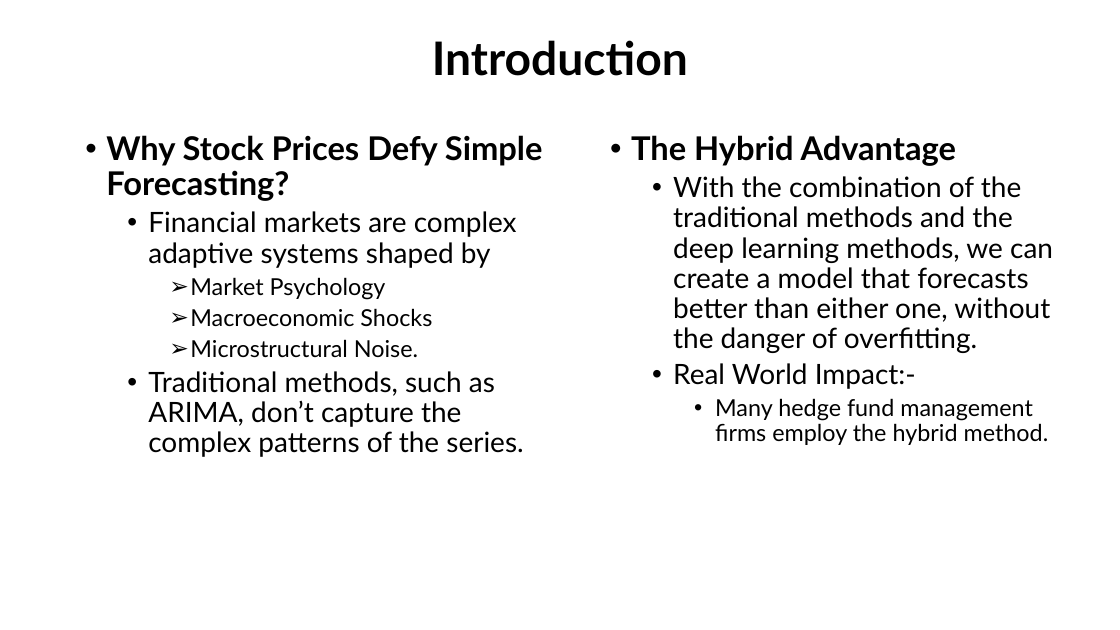
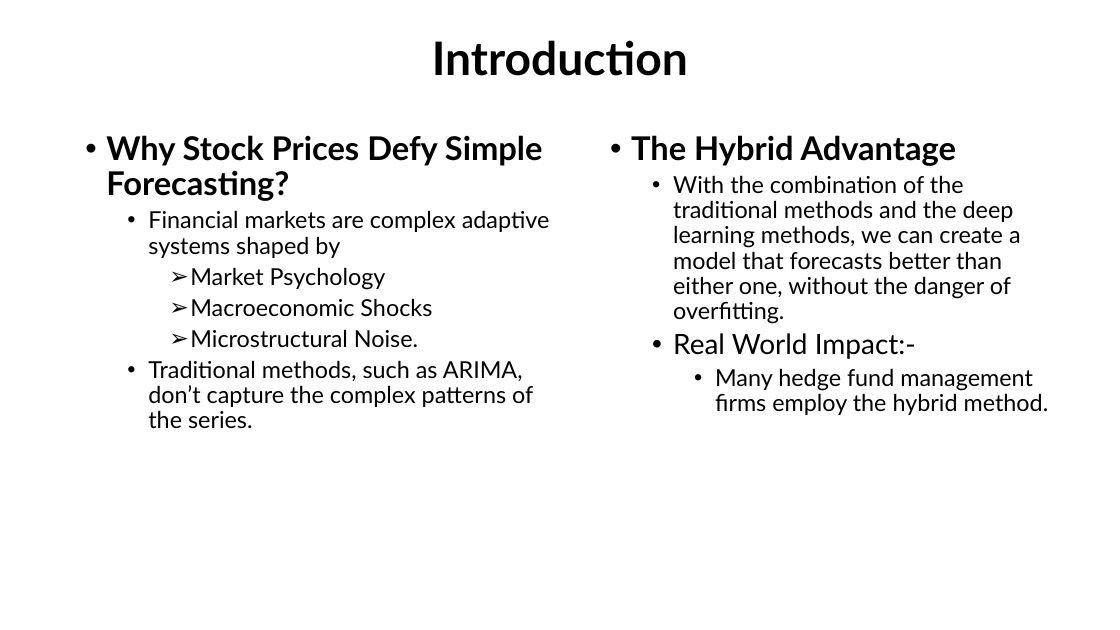
Before and after one commit to 035skt/ECO723, a slide deck: slide 3 of ppt_1.1.pptx. Drawn at 1120x630 pixels with LibreOffice and Linux fonts; fonts in the diff are those of the drawing. Boxes give left, top, right and bottom in pixels: in the first picture for what was removed or moved away, otherwise in the second. Text is boxed around its words. In the diff, an @@ line names an element or a change of style, - is before the commit and + after.

```diff
--- a/ppt_1.1.pptx
+++ b/ppt_1.1.pptx
@@ text at <box>673,175,1021,324</box>: size 24 to 20 pt in "With the combination of the traditional methods ..." @@
@@ text at <box>148,210,550,429</box>: size 24 to 20 pt in "Financial markets are complex adaptive systems shaped ...", "Traditional methods, such as ARIMA, don’t capture ..." @@
```
Also in this commit, not shown: 1 other slide changed, 1 other file.
